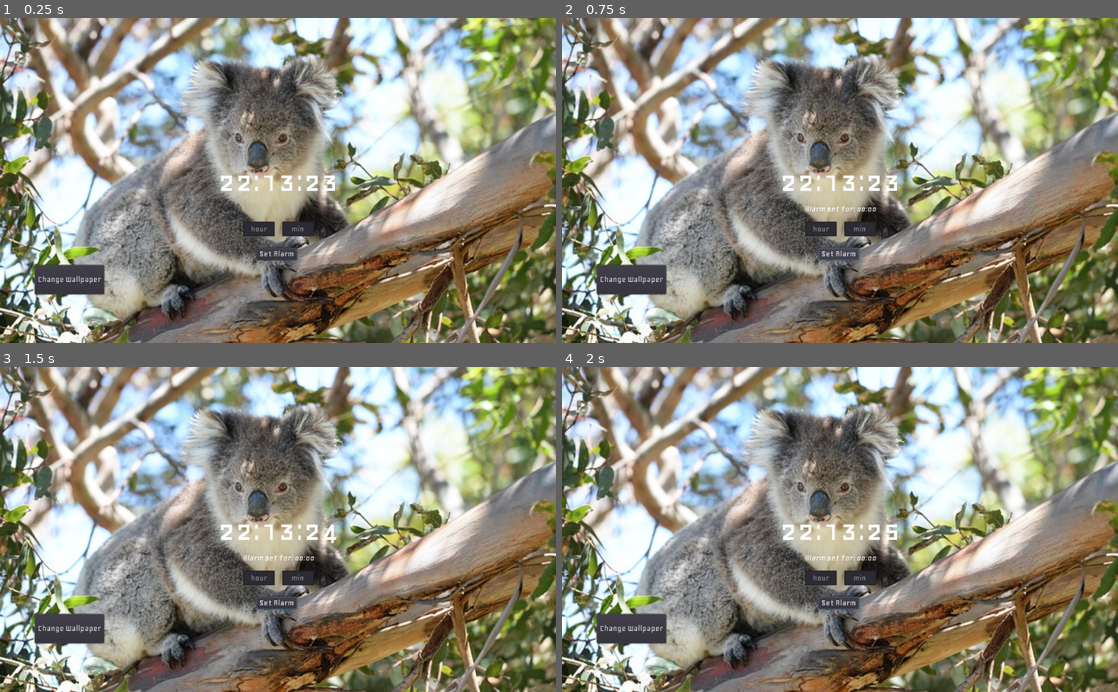
Above: before the commit, frames 1-4 (two rows, left to right).
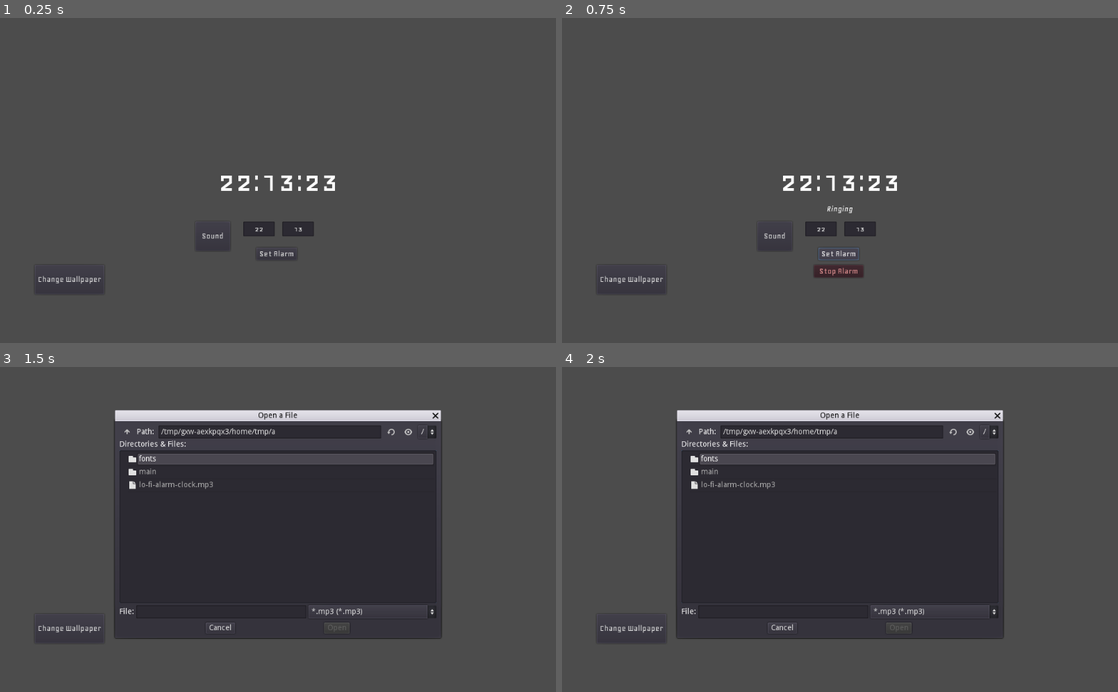
Above: after the commit, the same moments.

Repository: Quinhz/godowake
Game: Godot game, scene res://main/Main.tscn
Two runs of this game, one before a commit and one after it. Both use one fixed random seed, a clock stepped at 60 frames per second and the inputs below.
Inputs (mouse positions are in pixels of both pictures, inside the frame that each line leads up to):
- Up to frame 1 (0.25 s): no input
- Up to frame 2 (0.75 s): click "Set Alarm" at 0.5 s
- Up to frame 3 (1.5 s): click (211, 584) at 1.25 s, where only the run after the commit has a clickable "Sound"
- Up to frame 4 (2 s): no input

The runs differ from the first frame. In frame 1, 90% of the frame differs, in the area x 0-100%, y 0-100%; in frame 2, 90%; in frame 3, 92%; in frame 4, 92%.

Commit message:
feat.: the user can change the alarm sound.

Diff:
--- a/main/Main.gd
+++ b/main/Main.gd
@@ -2,22 +2,28 @@
 
 # Variables
 var save_path = "user://settings.cfg"
-var test_path = "res://def_wallpaper_koala.jpg"
+var wllp_path = "res://def_wallpaper_koala.jpg"
+var sound_path = "res://lo-fi-alarm-clock.mp3"
 
 var alarm_hour = -1
 var alarm_minute = -1
 var active_alarm = false
 
+var unit_prefix = ""
+
 # Nodes
 onready var wallpaper = $Wallpaper
 onready var label_clock = $Clock
 onready var file_dialog = $FileDialog
+onready var audio_dialog = $AudioDialog
 onready var alarm_sound = $AudioStreamPlayer
 
 
 # Called when the node enters the scene tree for the first time.
 func _ready():
-	set_wallpaper(test_path)
+	var plti = OS.get_time() # Placeholder current time
+	$HourInput.text = str(plti.hour)
+	$MinInput.text = str(plti.minute)
 	load_config()
 
 
@@ -34,6 +40,7 @@
 
 # My functions
 func set_wallpaper(path): # I hate Windows
+	wllp_path = path
 	if "res://" in path:
 		var tex = load(path)
 		if tex:
@@ -52,6 +59,21 @@
 		return
 #		print("Error loading from PC: ", error)
 
+func set_audio(path):
+	var f = File.new()
+	f.open(path, File.READ)
+	var size = f.get_len()
+	var conv_size = convert_size(size)
+#	print(conv_size)
+#	print("The file '%s' is in size: '%.2f %s'" % [path, conv_size, unit_prefix])
+	var new_sound = AudioStreamMP3.new()
+	new_sound.data = f.get_buffer(size)
+	$AudioStreamPlayer.stream = new_sound
+	f.close()
+
+	sound_path = path
+#	print("Sound path saved:", sound_path)
+
 func play_alarm():
 	if active_alarm and not alarm_sound.playing:
 		alarm_sound.play()
@@ -59,9 +81,10 @@
 		$LabelStatus.text = "Ringing"
 #		print("HEY DEV!")
 
-func save_config(image_path):
+func save_config():
 	var config = ConfigFile.new()
-	config.set_value("General", "wallpaper_path", image_path)
+	config.set_value("General", "wallpaper_path", wllp_path)
+	config.set_value("General", "audio_path", sound_path)
 	config.save(save_path)
 
 func load_config():
@@ -69,8 +92,27 @@
 	var error = config.load(save_path)
 
 	if error == OK:
-		var saved_path = config.get_value("General", "wallpaper_path", "res://walpaper_placeholder.jpg")
-		set_wallpaper(saved_path)
+		var img_saved_path = config.get_value("General", "wallpaper_path", "res://def_wallpaper_koala.jpg")
+		var aud_saved = config.get_value("General", "audio_path", "res://lo-fi-alarm-clock.mp3")
+		set_wallpaper(img_saved_path)
+		set_audio(aud_saved)
+
+func convert_size(size_bytes):
+	# Bytes to Kilobytes
+	size_bytes = size_bytes/1024.0
+
+	if size_bytes >= 1000:
+		# Kilobytes to Megabytes
+		size_bytes = size_bytes / 1000.0
+
+		unit_prefix = "MB"
+#		print("salut")
+		return size_bytes
+	else:
+#		print("KB")
+		unit_prefix = "KB"
+		return size_bytes
+
 
 # Connections
 func _on_ChangeWallp_pressed():
@@ -79,13 +121,12 @@
 
 func _on_FileDialog_file_selected(path):
 	set_wallpaper(path)
-	save_config(path)
+	save_config()
 
 
 func _on_SetAlarm_pressed():
 	var h = int($HourInput.text)
 	var m = int($MinInput.text)
-	var curr_time = OS.get_time()
 
 	if h >= 0 and h < 24 and m>= 0 and m < 60:
 		alarm_hour = h
@@ -111,3 +152,13 @@
 	active_alarm = false
 	alarm_sound.stop()
 	$LabelStatus.text = ""
+
+
+
+func _on_ChangeAudio_pressed():
+	audio_dialog.popup_centered_clamped(Vector2(600, 400))
+
+
+func _on_AudioDialog_file_selected(path):
+	set_audio(path)
+	save_config()
--- a/main/Main.tscn
+++ b/main/Main.tscn
@@ -50,10 +50,27 @@
 anchor_bottom = 0.805
 margin_left = -63.0
 margin_top = -27.0
-margin_right = 63.0
+margin_right = 62.9991
 margin_bottom = 27.0
+rect_min_size = Vector2( 128, 54 )
 custom_fonts/font = SubResource( 3 )
 text = "Change Wallpaper"
+__meta__ = {
+"_edit_use_anchors_": true
+}
+
+[node name="ChangeAudio" type="Button" parent="."]
+anchor_left = 0.382562
+anchor_top = 0.671667
+anchor_right = 0.382563
+anchor_bottom = 0.672
+margin_left = -31.7431
+margin_top = -27.0
+margin_right = 32.256
+margin_bottom = 26.8
+rect_min_size = Vector2( 64, 54 )
+custom_fonts/font = SubResource( 3 )
+text = "Sound"
 __meta__ = {
 "_edit_use_anchors_": true
 }
@@ -67,6 +84,7 @@
 margin_top = -12.0
 margin_right = 29.0
 margin_bottom = 12.0
+rect_min_size = Vector2( 58, 27 )
 custom_fonts/font = SubResource( 2 )
 align = 1
 max_length = 2
@@ -85,9 +103,11 @@
 margin_top = -12.0
 margin_right = 29.0
 margin_bottom = 12.0
+rect_min_size = Vector2( 58, 27 )
 custom_fonts/font = SubResource( 2 )
 align = 1
 max_length = 2
+virtual_keyboard_type = 3
 placeholder_text = "min"
 __meta__ = {
 "_edit_use_anchors_": true
@@ -102,6 +122,7 @@
 margin_top = -11.5
 margin_right = 37.5
 margin_bottom = 11.5
+rect_min_size = Vector2( 75, 23 )
 custom_fonts/font = SubResource( 5 )
 text = "Set Alarm"
 __meta__ = {
@@ -119,6 +140,7 @@
 margin_top = -11.5
 margin_right = 37.5
 margin_bottom = 11.5
+rect_min_size = Vector2( 91, 23 )
 custom_fonts/font = SubResource( 5 )
 text = "Stop Alarm"
 __meta__ = {
@@ -134,6 +156,7 @@
 margin_top = 0.199982
 margin_right = 0.511963
 margin_bottom = 0.999969
+rect_min_size = Vector2( 128, 17 )
 custom_fonts/font = SubResource( 4 )
 align = 1
 valign = 1
@@ -144,15 +167,25 @@
 [node name="FileDialog" type="FileDialog" parent="."]
 margin_right = 315.0
 margin_bottom = 130.0
-window_title = "Open a File"
+window_title = "Choose an image"
 mode = 0
 access = 2
 filters = PoolStringArray( "*.jpg", "*.png", "*.jpeg" )
+
+[node name="AudioDialog" type="FileDialog" parent="."]
+margin_right = 315.0
+margin_bottom = 130.0
+window_title = "Choose an audio"
+mode = 0
+access = 2
+filters = PoolStringArray( "*.mp3" )
 
 [node name="AudioStreamPlayer" type="AudioStreamPlayer" parent="."]
 stream = ExtResource( 3 )
 
 [connection signal="pressed" from="ChangeWallp" to="." method="_on_ChangeWallp_pressed"]
+[connection signal="pressed" from="ChangeAudio" to="." method="_on_ChangeAudio_pressed"]
 [connection signal="pressed" from="SetAlarm" to="." method="_on_SetAlarm_pressed"]
 [connection signal="pressed" from="StopAlarm" to="." method="_on_StopAlarm_pressed"]
 [connection signal="file_selected" from="FileDialog" to="." method="_on_FileDialog_file_selected"]
+[connection signal="file_selected" from="AudioDialog" to="." method="_on_AudioDialog_file_selected"]
